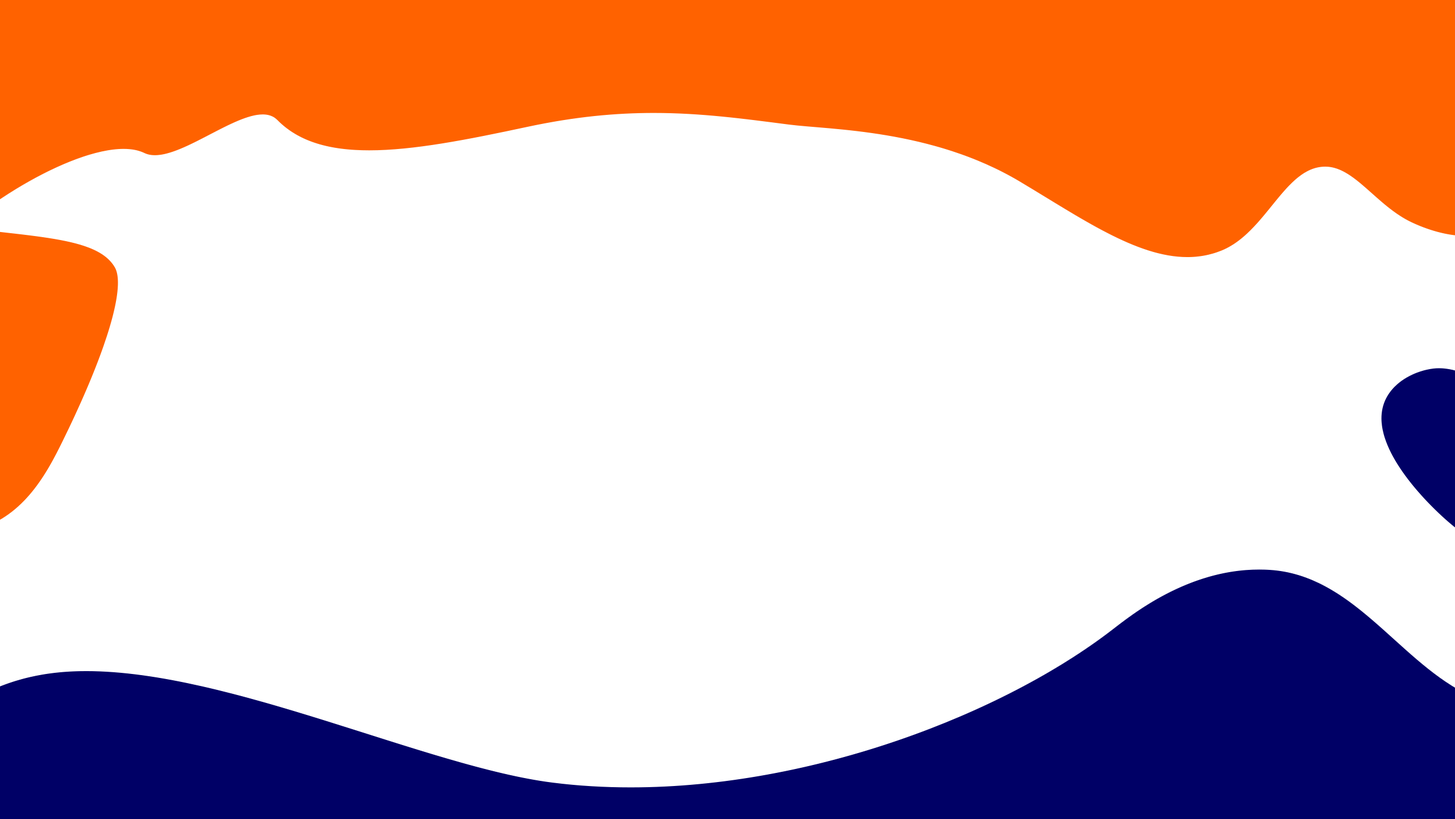
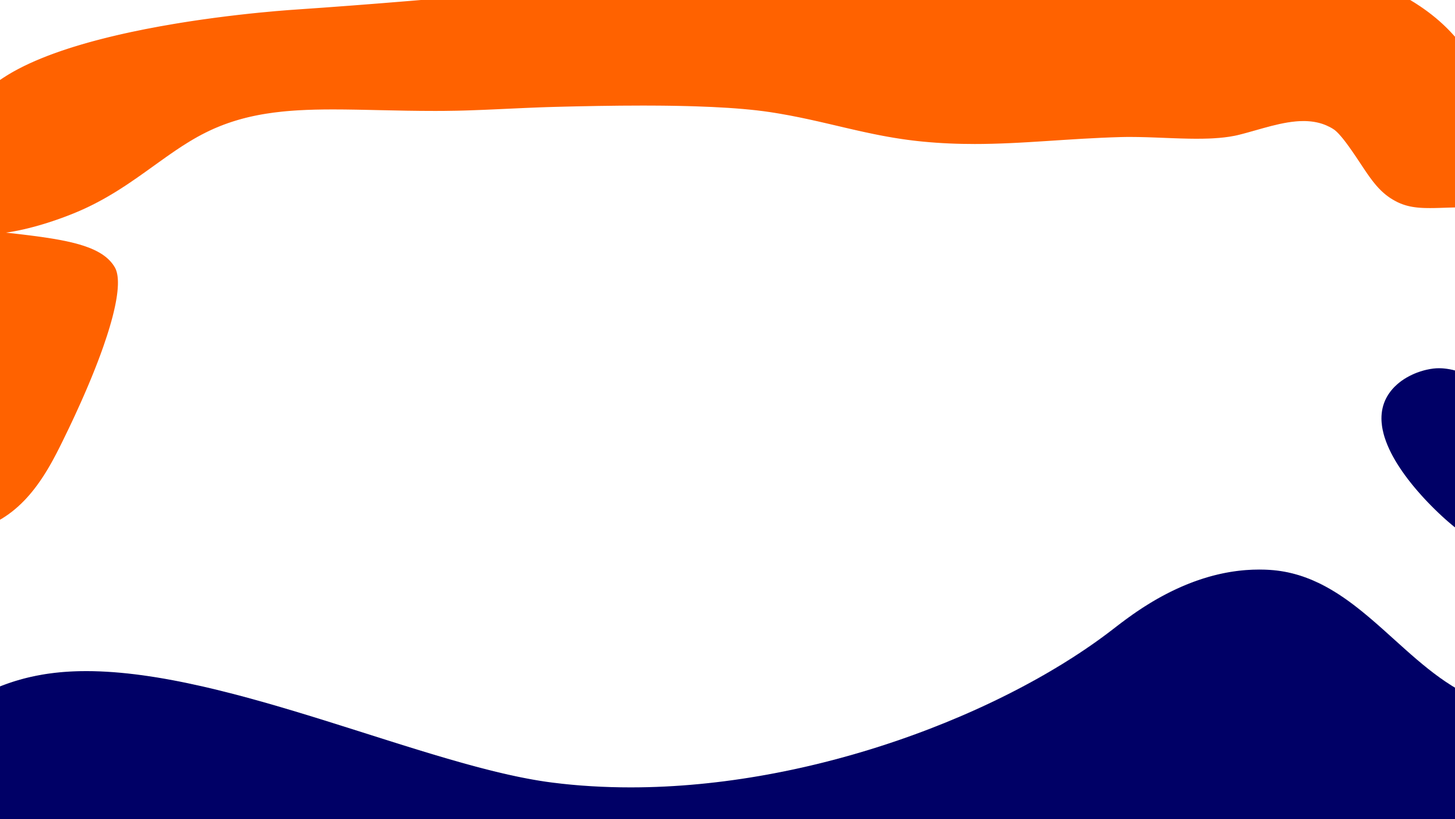
Layer changes from the first (1455, 819) image to the second:
added layer "Preenchimento de Cor 5" above "Preenchimento de Cor 1" over 0, 0, 1455, 234
hid "Preenchimento de Cor 1", painted on it over 0, 0, 1455, 257
